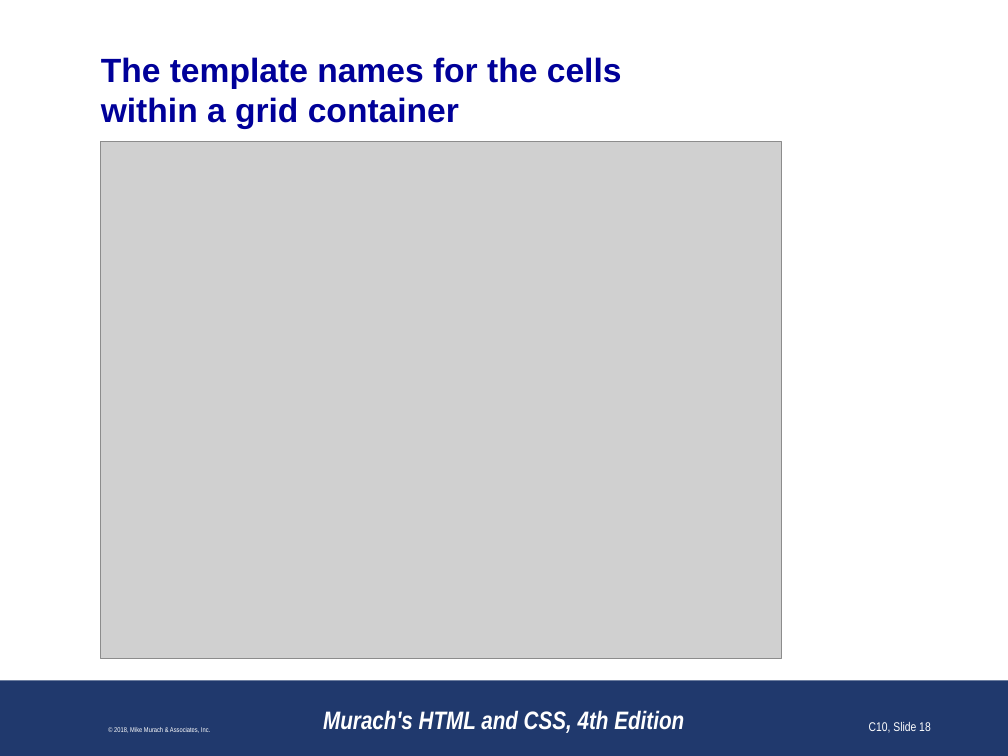
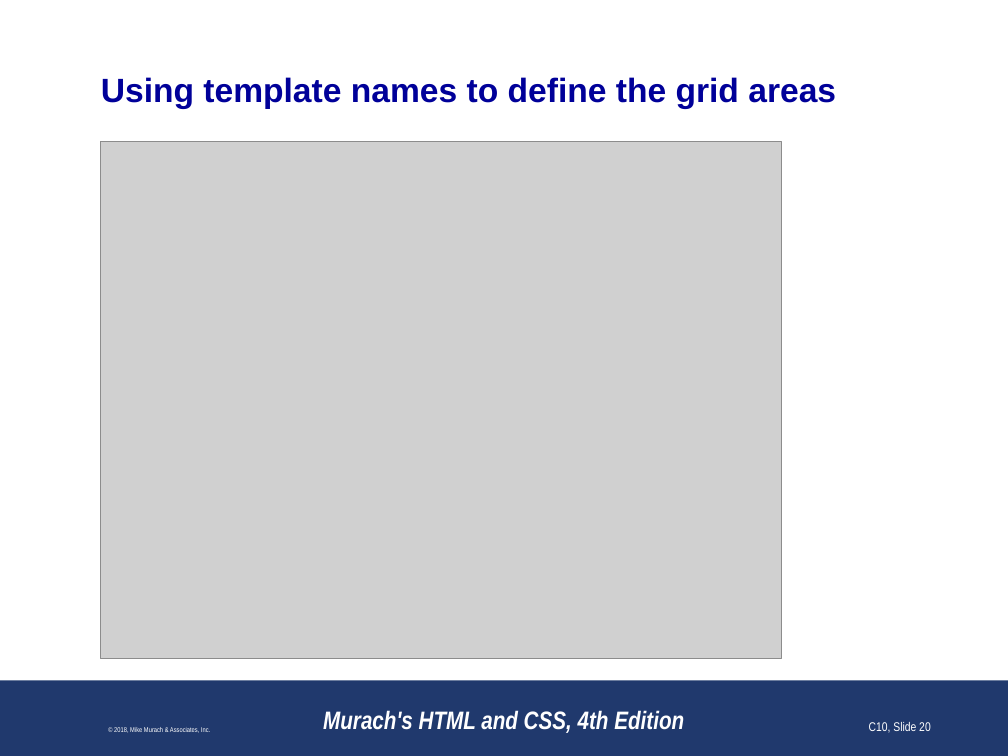
Before and after one commit to paulsmithkc/awd1000_base_lab_and_homework, a slide deck: slide 20 of murach_html_4e/slides/Chapter 10 slides (Revised).pptx (slide 18 before the commit). Drawn at 1008x756 pixels with LibreOffice and Linux fonts; fonts in the diff are those of the drawing; grey boxes stand for pictures; background and template pictures are left out. Boxes give left, top, right and bottom in pixels: in the first picture for what was removed or moved away, otherwise in the second. Text is boxed around its words. In the diff, an @@ line names an element or a change of style, - is before the commit and + after.

```diff
--- a/murach_html_4e/slides/Chapter 10 slides (Revised).pptx
+++ b/murach_html_4e/slides/Chapter 10 slides (Revised).pptx
@@ title at (x1=101, y1=77, x2=836, y2=109): text changed @@
-The template names for the cells
-within a grid container
+Using template names to define the grid areas
@@ page number at (x1=869, y1=722, x2=931, y2=733): text changed @@
-C10, Slide 18
+C10, Slide 20
```
Also in this commit, not shown: 19 other slides changed, 1 slide added, 7 slides removed.
